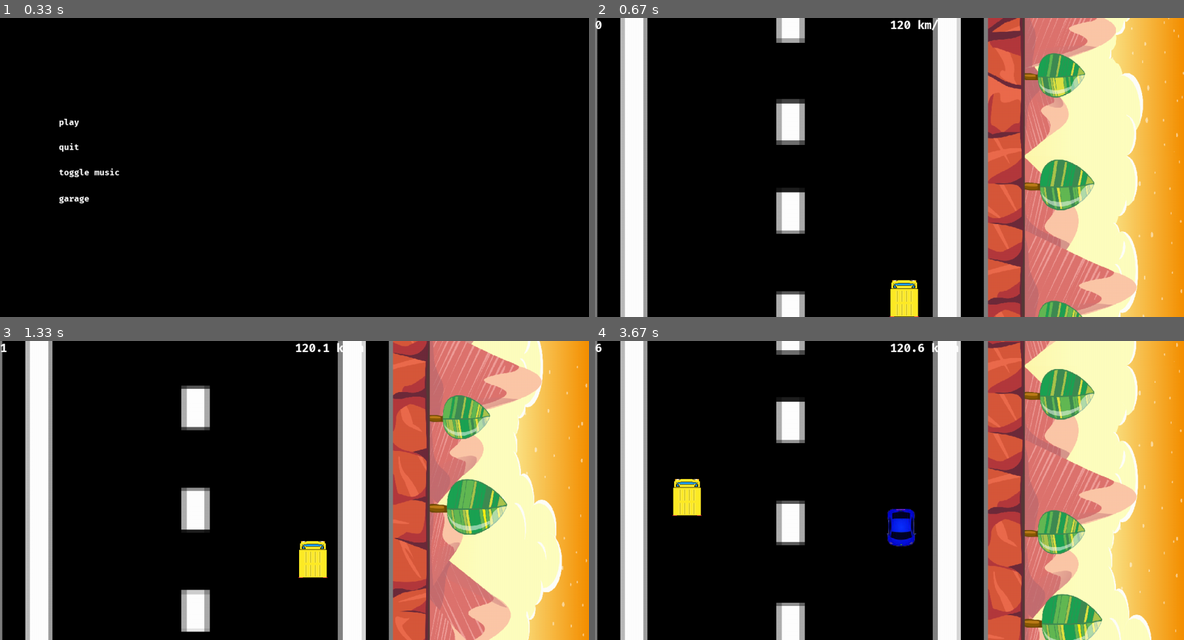
Above: before the commit, frames 1-4 (two rows, left to right).
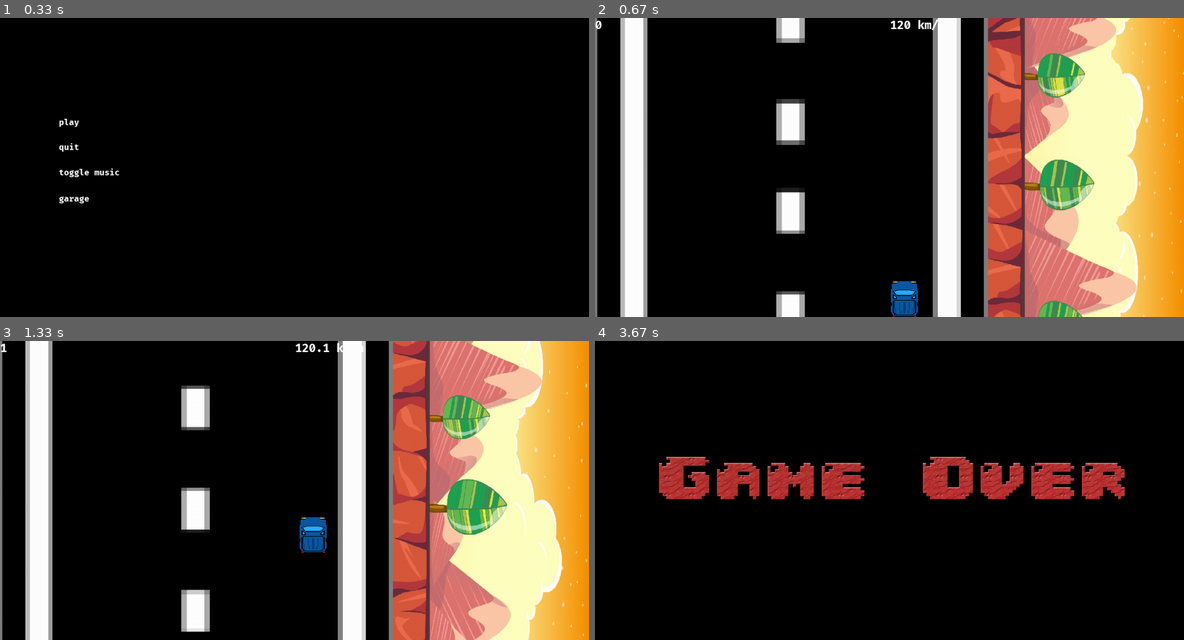
Above: after the commit, the same moments.

Repository: dopefresh/kursovaya
Game: pygame game, started from main.py
The game is run twice, just before and just after one commit, with the same random seed, the same clock (stepped at 60 frames per second) and the same inputs.
Inputs (mouse positions are in pixels of both pictures, inside the frame that each line leads up to):
- Up to frame 1 (0.33 s): no input
- Up to frame 2 (0.67 s): click (671, 125) at 0.38 s
- Up to frame 3 (1.33 s): hold Right 0.67-1.13 s; hold Up from 1.17 s (still down)
- Up to frame 4 (3.67 s): release Up at 1.47 s; hold Left 2-2.53 s

Frame 1 is identical in both runs. In frame 2, 0.6% of the frame differs, in the area x 50-55%, y 87-100%; in frame 3, 0.9%; in frame 4, 51%, in the area x 0-100%, y 0-100%.

Commit message:
Refactored a little bit

Diff:
--- a/data.txt
+++ b/data.txt
@@ -1,7 +1,3 @@
-3
-14
-53
-11
-12
-2
-47
+8
+10
+78
--- a/main.py
+++ b/main.py
@@ -8,12 +8,14 @@
 import os
 
 
-CARS = ['car1.png', 'car2.png', 'car3.png', 'car4.png', 'car5.png', 'car6.png', 'car7.png', 'car8.png']
+# Globals and initialization
+CARS = ['car1.png', 'car2.png', 'car3.png', 'car4.png',
+        'car5.png', 'car6.png', 'car7.png', 'car8.png']
 
 settings = open("settings.txt", "r", encoding="utf-8")
 all_settings = json.loads(settings.read())
 settings.close()
-# Globals and initialization
+
 SCORES = []
 pygame.init()
 begin_time = time.time()
@@ -36,6 +38,10 @@
 music_stopped = False
 
 
+def get_car_image(car_image):
+    return pygame.image.load(os.path.join('media', car_image))
+
+
 def quit_game():
     global SCORES
     output = open("data.txt", "w", encoding="utf-8")
@@ -52,7 +58,8 @@
     global screen
     if all_settings['player_money'] < (number + 1) * 100:
         notification = pygame.font.Font('FiraCodeBold.ttf', 18)
-        notification_surface = notification.render(f'Not enough money', True, (255, 255, 255))
+        notification_surface = notification.render(
+            f'Not enough money', True, (255, 255, 255))
         screen.blit(notification_surface, (0, 0))
         return
     if number in all_settings['cars_bought']:
@@ -62,31 +69,35 @@
     all_settings['player_speed'] = 15 + 2 * (number - 1)
     all_settings['cars_bought'].append(number)
     bought_notification = pygame.font.Font('FiraCodeBold.ttf', 18)
-    bought_notification_surface = bought_notification.render(f'Bought car {number}', True, (255, 255, 255))
+    bought_notification_surface = bought_notification.render(
+        f'Bought car {number}', True, (255, 255, 255))
     screen.blit(bought_notification_surface, (0, 0))
 
 
 def use_car(number):
     global screen
     if not number in all_settings['cars_bought']:
-        not_bought_notification = pygame.font.Font('FiraCodeBold.ttf', 18)
-        not_bought_notification_surface = not_bought_notification.render(f'You did not buy car {number}', True, (255, 255, 255))
-        screen.blit(not_bought_notification_surface, (0, 0))
+        car_not_bought_notification = pygame.font.Font('FiraCodeBold.ttf', 18)
+        car_not_bought_notification_surface = car_not_bought_notification.render(
+            f'You did not buy car {number}', True, (255, 255, 255))
+        screen.blit(car_not_bought_notification_surface, (0, 0))
         return
     all_settings['player_car'] = f'car{number}.png'
     all_settings['player_speed'] = 15 + 2 * (number - 1)
 
 
 background_image = pygame.image.load('media/road2.png')
-background_image = pygame.transform.scale(background_image, (width - width // 3, height * 2))
+background_image = pygame.transform.scale(
+    background_image, (width - width // 3, height * 2))
 mountains = pygame.image.load('media/mountains.png')
 mountains = pygame.transform.rotate(mountains, 270)
 mountains = pygame.transform.scale(mountains, (width // 3, height * 2))
 
 
 class Widget(pygame.Rect):
-    def __init__(self, left, top, width, height, text, screen):
-        super().__init__((left, top), (width, height))
+    def __init__(self, left, top, text):
+        global width, height, screen
+        super().__init__((left, top), (width // 15, height // 15))
         self.font = pygame.font.Font('FiraCodeBold.ttf', 18)
         self.screen = screen
         self.font_surface = self.font.render(text, True,
@@ -97,7 +108,8 @@
     def __init__(self, image_path):
         super().__init__()
         self.image = pygame.image.load(os.path.join('media', image_path))
-        self.image = pygame.transform.scale(self.image, (width // 20, height // 8))
+        self.image = pygame.transform.scale(
+            self.image, (width // 20, height // 8))
         self.rect = self.image.get_rect()
         self.speed_y = 0
 
@@ -163,11 +175,19 @@
     pass
 
 
-class BoosterFabrique:
-
-    @staticmethod
+class EnemyFactory:
+    @ staticmethod
+    def get_enemy():
+        image_path = CARS[random.randint(0, 7)]
+        return Enemy(image_path, random.randint(
+            width // 10, width - width // 3 - width // 9 - 30), -100)
+
+
+class BoosterFactory:
+    @ staticmethod
     def get_booster(string):
-        kwargs = {'x': random.randint(width // 10, width - width // 3 - width // 9 - 30), 'y': -100}
+        kwargs = {'x': random.randint(
+            width // 10, width - width // 3 - width // 9 - 30), 'y': -100}
 
         if string == 'TimeBooster':
             kwargs['image_path'] = 'clock.png'
@@ -202,9 +222,6 @@
         time_boosters = pygame.sprite.Group()
         speed_boosters = pygame.sprite.Group()
 
-        # spoiler = pygame.image.load("media/spoiler.png")
-        # spoiler = pygame.transform.scale(spoiler, (player.rect.width, player.rect.height // 10))
-
         # Enemy
         enemies = pygame.sprite.Group()
         enemy_speed = 30
@@ -215,8 +232,8 @@
         score = pygame.font.Font('FiraCodeBold.ttf', 25)
         current_car_speed = pygame.font.Font("FiraCodeBold.ttf", 25)
         score_surf = score.render(str(score_number), True, (255, 255, 255))
-        current_car_speed_surf = current_car_speed.render(f"{speed_number} km/h", True, (255, 255, 255))
-        # player.image.blit(spoiler, (0, player.rect.height * 9 // 10))
+        current_car_speed_surf = current_car_speed.render(
+            f"{speed_number} km/h", True, (255, 255, 255))
 
         y = 0
         background_speed = 20
@@ -229,9 +246,11 @@
             screen.blit(mountains, (width - width // 3, rel_y))
             if rel_y >= 0:
                 screen.blit(background_image, (0, rel_y - height * 2))
-                screen.blit(mountains, (width - width // 3, rel_y - height * 2))
+                screen.blit(
+                    mountains, (width - width // 3, rel_y - height * 2))
             screen.blit(score_surf, (0, 0))
-            screen.blit(current_car_speed_surf, (width - width // 3 - width // 6, 0))
+            screen.blit(current_car_speed_surf,
+                        (width - width // 3 - width // 6, 0))
             y += background_speed
 
             current_time = time.time()
@@ -240,7 +259,7 @@
                     SCORES.append(score_number)
                     quit_game()
 
-                if event.type == KEYDOWN:
+                if event.type == pygame.KEYDOWN:
                     if event.key == pygame.K_LEFT:
                         player.ride(-player_speed, 0)
                     elif event.key == pygame.K_RIGHT:
@@ -249,7 +268,7 @@
                         player.ride(0, -player_speed)
                     elif event.key == pygame.K_DOWN:
                         player.ride(0, player_speed)
-                if event.type == KEYUP:
+                if event.type == pygame.KEYUP:
                     player.stop()
 
             time_lapse = 0.5
@@ -260,29 +279,29 @@
                 score_number += 1
                 normal_prev_time = current_time
             score_surf = score.render(
-                             str(score_number),
-                             True,
-                             (255, 255, 255)
-                         )
+                str(score_number),
+                True,
+                (255, 255, 255)
+            )
 
             if current_time - prev_time >= time_lapse:
                 prev_time = current_time
-                image_path = CARS[random.randint(0, 7)]
-                enemy = Enemy(image_path, random.randint(
-                              width // 10, width - width // 3 - width // 9 - 30), -100)
+                enemy = EnemyFactory.get_enemy()
+
                 enemies.add(enemy)
-                speed_number += 0.1
-                speed_number = round(speed_number, 2)
+                speed_number = round(speed_number + 0.1, 2)
                 background_speed += 0.1
                 enemy_speed += 0.1
                 current_car_speed_surf = current_car_speed.render(
-                                            f"{speed_number} km/h",
-                                            True,
-                                            (255, 255, 255)
-                                         )
+                    f"{speed_number} km/h",
+                    True,
+                    (255, 255, 255)
+                )
             if current_time - (random.randint(20, 30) * time_lapse) >= prev_booster_time:
-                random_booster_class = random.choice(['SpeedBooster', 'TimeBooster'])
-                random_booster = BoosterFabrique.get_booster(random_booster_class)
+                random_booster_class = random.choice(
+                    ['SpeedBooster', 'TimeBooster'])
+                random_booster = BoosterFactory.get_booster(
+                    random_booster_class)
                 if random_booster_class == 'SpeedBooster':
                     speed_boosters.add(random_booster)
                 elif random_booster_class == 'TimeBooster':
@@ -301,13 +320,9 @@
             speed_boosters.draw(screen)
             speed_boosters.update(enemy_speed)
 
-            if (current_time - begin_time) % (time_lapse * 20) == 0:
-                if enemy_cars < 7:
-                    enemy_cars += 1
-
             enemies.update(enemy_speed)
             collision_die = pygame.sprite.groupcollide(
-                enemies, players, False, True)
+                enemies, players, True, True)
             collision_time_boost = pygame.sprite.groupcollide(
                 time_boosters, players, True, False
             )
@@ -340,11 +355,10 @@
                 player_speed = all_settings['player_speed']
 
             if self.state == 'game_over':
-
                 self.game_over()
 
     def game_over(self):
-        global screen, game_over_background
+        global screen, game_over_image
         screen.fill((0, 0, 0))
         screen.blit(game_over_image, (0, 0))
         while True:
@@ -362,25 +376,20 @@
                 self.menu()
 
     def menu(self):
-
         global screen, music_stopped
-        # Widgets
-        play_button = Widget(width // 10, height // 3, width //
-                             15, height // 15, 'play', screen)
-        quit_button = Widget(width // 10, height // 2.4, width //
-                             15, height // 15, 'quit', screen)
-        music_off_button = Widget(width // 10, height // 2,
-                                  width // 15, height // 15, 'toggle music', screen)
-        garage_button = Widget(width // 10, height // 1.7,
-                        width // 15, height // 15,
-                        'garage', screen)
+        # Widgets(left, top, text)
+        play_button = Widget(width // 10, height // 3, 'play')
+        quit_button = Widget(width // 10, height // 2.4, 'quit')
+        music_off_button = Widget(width // 10, height // 2, 'toggle music')
+        garage_button = Widget(width // 10, height // 1.7, 'garage')
 
         screen.fill((0, 0, 0))
         screen.blit(play_button.font_surface, (play_button.x, play_button.y))
         screen.blit(quit_button.font_surface, (quit_button.x, quit_button.y))
         screen.blit(music_off_button.font_surface,
                     (music_off_button.x, music_off_button.y))
-        screen.blit(garage_button.font_surface, (garage_button.x, garage_button.y))
+        screen.blit(garage_button.font_surface,
+                    (garage_button.x, garage_button.y))
 
         while True:
             mouse_x, mouse_y = None, None
@@ -416,73 +425,50 @@
 
     def garage(self):
         global screen, music_stopped
-        # Widgets
+        # Widgets(left, top, text)
         buttons = [
-            Widget(width // 15, height // 3,
-                   width // 15, height // 15,
-                   'buy', screen),
-            Widget(width // 6, height // 3,
-                   width // 15, height // 15,
-                   'buy', screen),
-            Widget(width * 0.25, height // 3,
-                   width // 15, height // 15,
-                   'buy', screen),
-            Widget(width * 0.33, height // 3,
-                   width // 15, height // 15,
-                   'buy', screen),
-            Widget(width * 0.40, height // 3,
-                   width // 15, height // 15,
-                   'buy', screen),
-            Widget(width * 0.48 , height // 3,
-                   width // 15, height // 15,
-                   'buy', screen),
-            Widget(width * 0.56, height // 3,
-                   width // 15, height // 15,
-                   'buy', screen),
-            Widget(width // 15, height * 0.66,
-                   width // 15, height // 15,
-                   'menu', screen)
+            Widget(width // 15, height // 3, 'buy'),
+            Widget(width // 6, height // 3, 'buy'),
+            Widget(width * 0.25, height // 3, 'buy'),
+            Widget(width * 0.33, height // 3, 'buy'),
+            Widget(width * 0.40, height // 3, 'buy'),
+            Widget(width * 0.48, height // 3, 'buy'),
+            Widget(width * 0.56, height // 3, 'buy'),
+            Widget(width // 15, height * 0.66, 'menu')
         ]
         use_buttons = [
-            Widget(width // 15, height // 5,
-                   width // 15, height // 15,
-                   'use', screen),
-            Widget(width // 6, height // 5,
-                   width // 15, height // 15,
-                   'use', screen),
-            Widget(width * 0.25, height // 5,
-                   width // 15, height // 15,
-                   'use', screen),
-            Widget(width * 0.33, height // 5,
-                   width // 15, height // 15,
-                   'use', screen),
-            Widget(width * 0.40, height // 5,
-                   width // 15, height // 15,
-                   'use', screen),
-            Widget(width * 0.48 , height // 5,
-                   width // 15, height // 15,
-                   'use', screen),
-            Widget(width * 0.56, height // 5,
-                   width // 15, height // 15,
-                   'use', screen)
+            Widget(width // 15, height // 5, 'use'),
+            Widget(width // 6, height // 5, 'use'),
+            Widget(width * 0.25, height // 5, 'use'),
+            Widget(width * 0.33, height // 5, 'use'),
+            Widget(width * 0.40, height // 5, 'use'),
+            Widget(width * 0.48, height // 5, 'use'),
+            Widget(width * 0.56, height // 5, 'use')
         ]
-
-        car6 = pygame.image.load(os.path.join('media', 'car6.png'))
-        car6_image = pygame.transform.scale(car6, (width // 20, height // 8))
+        car2 = get_car_image('car2.png')
+        car3 = get_car_image('car3.png')
+        car4 = get_car_image('car4.png')
+        car5 = get_car_image('car5.png')
+        car6 = get_car_image('car6.png')
+        car6 = pygame.transform.scale(car6, (width // 20, height // 8))
+
+        car7 = get_car_image('car7.png')
+        car8 = get_car_image('car8.png')
+
         car_images = [
-            pygame.image.load(os.path.join('media', 'car2.png')), pygame.image.load(os.path.join('media', 'car3.png')),
-            pygame.image.load(os.path.join('media', 'car4.png')), pygame.image.load(os.path.join('media', 'car5.png')),
-            car6_image, pygame.image.load(os.path.join('media', 'car7.png')),
-            pygame.image.load(os.path.join('media', 'car8.png'))
+            car2, car3, car4,
+            car5, car6, car7, car8
         ]
 
         screen.fill((0, 0, 0))
 
         money_amount_font = pygame.font.Font('FiraCodeBold.ttf', 18)
-        money_amount_surf = money_amount_font.render(str(all_settings['player_money']), True, (255, 255, 255))
+        money_amount_surf = money_amount_font.render(
+            str(all_settings['player_money']), True, (255, 255, 255))
 
         money_icon = pygame.image.load(os.path.join('media', 'dollar.png'))
-        money_icon = pygame.transform.scale(money_icon, (width // 50, height // 40))
+        money_icon = pygame.transform.scale(
+            money_icon, (width // 50, height // 40))
         screen.blit(money_icon, (width * 0.75, height * 0.75))
         screen.blit(money_amount_surf, (width * 0.72, height * 0.75))
 
@@ -505,8 +491,6 @@
                     quit_game()
 
             if mouse_x is not None:
-                # if play_button.collidepoint(mouse_x, mouse_y):
-                #     self.state = 'main_game'
                 for i in range(len(buttons)):
                     button = buttons[i]
                     if button.collidepoint(mouse_x, mouse_y):
@@ -517,17 +501,16 @@
                             surf.fill((0, 0, 0))
                             screen.blit(surf, (0, 0))
                             buy_car(i + 2)
-                            money_amount_surf = money_amount_font.render(str(all_settings['player_money']), True, (255, 255, 255))
+                            money_amount_surf = money_amount_font.render(
+                                str(all_settings['player_money']), True, (255, 255, 255))
+
                 for i in range(len(use_buttons)):
                     button = use_buttons[i]
                     if button.collidepoint(mouse_x, mouse_y):
-                        if i == len(buttons) - 1:
-                            self.state = 'menu'
-                        else:
-                            surf = pygame.Surface((width // 2, height // 7))
-                            surf.fill((0, 0, 0))
-                            screen.blit(surf, (0, 0))
-                            use_car(i + 2)
+                        surf = pygame.Surface((width // 2, height // 7))
+                        surf.fill((0, 0, 0))
+                        screen.blit(surf, (0, 0))
+                        use_car(i + 2)
 
             pygame.display.flip()
             fpsClock.tick(fps)
--- a/settings.txt
+++ b/settings.txt
@@ -2,8 +2,8 @@
     "width": 1280,
     "height": 650,
     "fps": 60,
-    "player_car": "car1.png",
-    "player_speed": 15,
+    "player_car": "car4.png",
+    "player_speed": 21,
     "car_prices": [
         100,
         200,
@@ -13,8 +13,9 @@
         600,
         700
     ],
-    "player_money": 0,
+    "player_money": 241,
     "cars_bought": [
-        0
+        0,
+        4
     ]
 }
